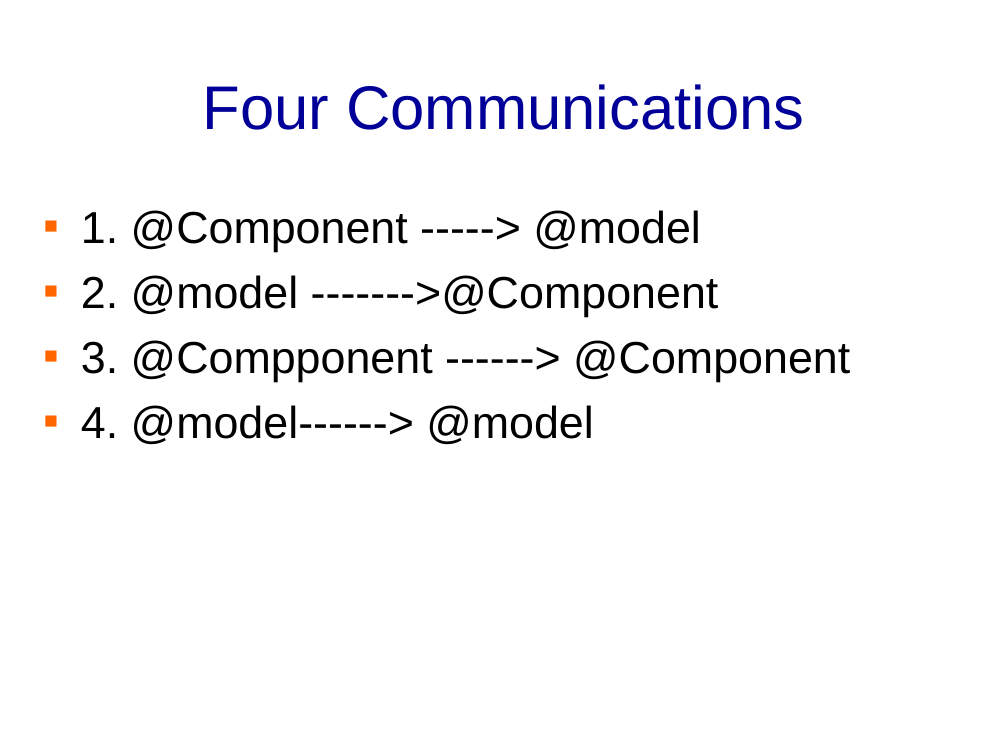
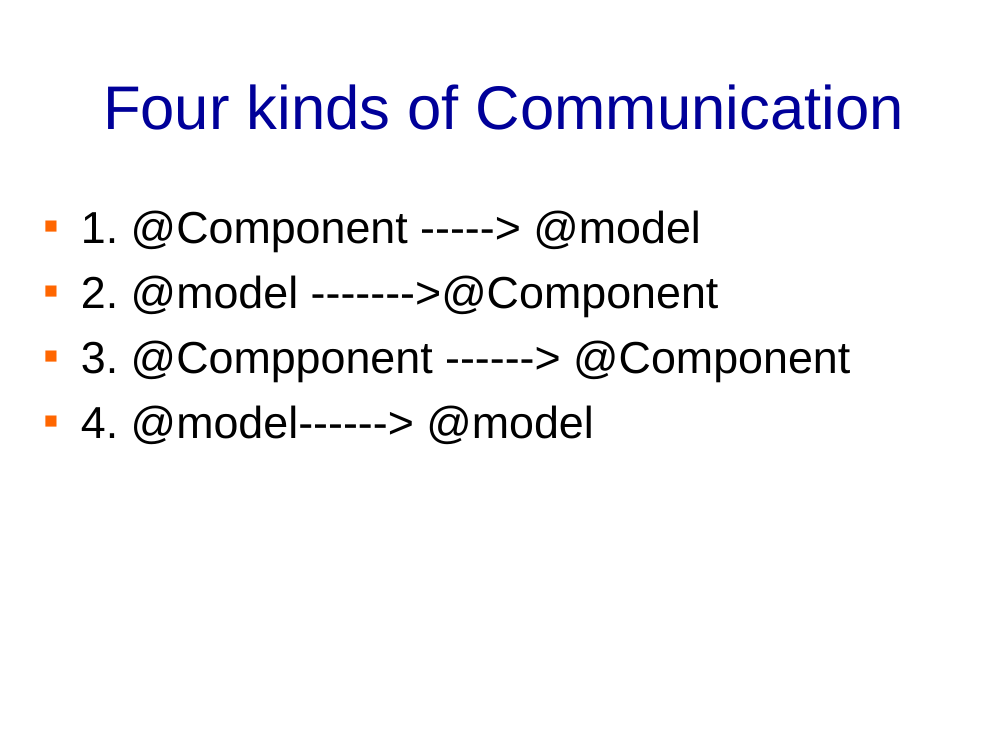
Before and after one commit to banq/banq.github.io, a slide deck: slide 18 of JdonFramework.ppt (slide 17 before the commit). Drawn at 1008x756 pixels with LibreOffice and Linux fonts; fonts in the diff are those of the drawing; background and template pictures are left out. Boxes give left, top, right and bottom in pixels: in the first picture for what was removed or moved away, otherwise in the second. Text is boxed around its words. In the diff, an @@ line names an element or a change of style, - is before the commit and + after.

```diff
--- a/JdonFramework.ppt
+++ b/JdonFramework.ppt
@@ title at (103, 84, 904, 130): text changed @@
-Four Communications
+Four kinds of Communication
```
Also in this commit, not shown: 8 other slides changed, 5 slides added, 4 slides removed.
